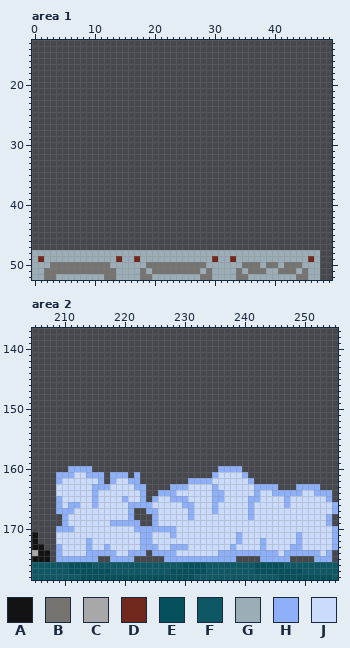
File history of a pixel-art file, assets/sprites/Sprite-0006.aseprite. Above, as it was before the edit.
256x256 pixels, 1 frame. Colours within 5 levels of each other are drawn and written as one. Shown: area 1: x 0..49, y 13..52; area 2: x 205..255, y 137..178.
Palette (. is transparent): A #131313  B #767471  C #a8a8a8  D #70281c  E #04515d  F #0d5864  G #9badb7  H #8db0f9  J #cbdbfc
Pixels before, area 1, first column x 0:
48 GGGGGGGGGGGGGGGGGGGGGGGGGGGGGGGGGGGGGGGGGGGGGGGG
49 GDGGGGGGGGGGGGDGGDGGGGGGGGGGGGDGGDGGGGGGGGGGGGDG
50 GGGBBBBBBBBBBGGGGGGBBBBBBBBBBGGGGGGBBBGBBGBBBGGG
51 GGBBBBBBBBBBBBGGGGBGBBBBBBBBGBGGGGBGBBBGGBBBGBGG
52 GGBBGGGGGGGGBBGGGGBBGGGGGGGGBBGGGGBBGGGGGGGGBBGG
Pixels before, area 2, first column x 205:
160 ......HHHH.....................HHHH................
161 ....HHHJJHHH.HHH.H............HJJJJH...............
162 ....HJJJJJJH.HJJHH........HHHHJJJJJJH..............
163 ....JJJJJJHHHJJJJHH....HHHJJJJHJJJJJJHHHH...HHHH...
164 ....JJJJJJHJJJJJJJH..HHHJJJJJJHHJJJJJHJJHHHHHJJHHH.
165 ....HJJJJJHJJJJHJJH.HJJHHHJJJJHHJJJJHHJJJJHJJJJJJH.
166 ....HJHHJJHJJJJJHHHHJJJJJHHJJJHJJJJJHJJJJJHJJJJJJJH
167 ....HHHJJJJJJJJJH..HHJJJJJHJJJHJJJJJHJJJJJJJJJJJJJH
168 .....HJJJJJJJJJJH...HJJJJJHJJJJJJJJJHJJJJJJJJJJJJH.
169 .....HJJJJJJJHHHHH..HJJJJJJJJJJJJJJJJJJJJJJJJJJJJH.
170 ....HHHJJJJJJJJJJHHHHHHHJJJJJJJJJJJJJJJJJJJJJJJJJJH
171 A...JJJJJJJJJJJJJJHHJJJHJJJJJJJJJJHJJJJJJJJJHJJJJJH
172 A...JJJJJHJJJJJJJJHHJJJJJJJJJJJJJJHJJJHJJJJJHJJJJJH
173 AA..HJJJJHJJHJJJJJHHHJJHHHJJJJJJJHJJJJHJJJJHHJJJJJH
174 CAA.HJJJJHHHHHJJHHH.HHHHJJJJJJJHHHHHHHHHHJHHHHHHJH.
175 AAA.HHHHHHH..HHHH.....HHHHHHHHHHHH....HHHHH....HHH.
176 FFFFFFEEEEFFFFFFFFFFFFFFFEEEEFFFFFFFFEEEEEFFFFFFFFF
177 FFFFFFEEEEEEEFFFFFFFFFFEEEEEEFFFFFFFFEEEEEEEEFFFFFF
178 FFFFFFFFEEEEEEEEEEEEEEEEEEEFFFFFFFFFFFFFFEEEEEEEEEF
Once edited:
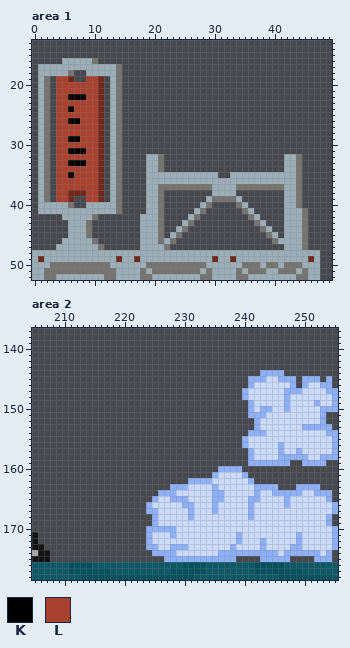
Colours new in this view: K #000000  L #a8412e
Diff:
Changed rows in their new state; - is an unchanged pixel.
Area 1:
first column x 1:
16 ----GGGGGB-----------------------------------
17 GGGGGGGGGGGGGB-------------------------------
18 GGGGGB--GGGGGB-------------------------------
19 GB-LLD--LLD-GB-------------------------------
20 GB-LLLLLLLD-GB-------------------------------
21 GB-LLLLLLLD-GB-------------------------------
22 GB-LLKKKLLD-GB-------------------------------
23 GB-LLLLLLLD-GB-------------------------------
24 GB-LLKLLLLD-GB-------------------------------
25 GB-LLLLLLLD-GB-------------------------------
26 GB-LLKKLLLD-GB-------------------------------
27 GB-LLLLLLLD-GB-------------------------------
28 GB-LLLLLLLD-GB-------------------------------
29 GB-LLKKLLLD-GB-------------------------------
30 GB-LLLLLLLD-GB-------------------------------
31 GB-LLKKKLLD-GB-------------------------------
32 GB-LLLLLLLD-GB----GGB--------------------GGB-
33 GB-LLKKKLLD-GB----GGB--------------------GGB-
34 GB-LLLLLLLD-GB----GGB--------------------GGB-
35 GB-LLKLLLLD-GB----GGGGGGGGGGGG--GGGGGGGGGGGB-
36 GB-LLLLLLLD-GB----GGGGGGGGGGGGGGGGGGGGGGGGGB-
37 GB-LLLLLLLD-GB----GGBBBBBBBBBGGGGBBBBBBBBGGB-
38 GB-LLDDDLLD-GB----GGB--------GGGG--------GGB-
39 GB-LLD--LLD-GB----GGB-------GBBBBG-------GGB-
40 GGGGGB--GGGGGB----GGB------GB----BG------GGB-
41 GGGGGGGGGGGGGB----GGB-----GB------BG-----GGGB
42 ----GGGGGB-------GGGB----GB--------BG----GGGB
43 -----GGGB--------GGGB---GB----------BG---GGGB
44 -----GGGB--------GGGB--GB------------BG--GGGB
45 -----GGGB--------GGGB-GB--------------BG-GGGB
46 ----GGGGGB-------GGGBGB----------------BGGGGB
47 ---GGGGGGGB------GGGGB-------------------GGGB
Area 2:
first column x 209:
144 ----------------------------------HHHH---------
145 --------------------------------HHHJJHHH-HHH-H-
146 --------------------------------HJJJJJJH-HJJHH-
147 -------------------------------HJJJJJJHHHJJJJHH
148 -------------------------------HJJJJJJHJJJJJJJH
149 --------------------------------HJJJJJHJJJJHJJH
150 --------------------------------HJHHJJHJJJJJHHH
151 --------------------------------HHHJJJJJJJJJH--
152 ---------------------------------HJJJJJJJJJJH--
153 ---------------------------------HJJJJJJJHHHHH-
154 --------------------------------HHHJJJJJJJJJJHH
155 -------------------------------HJJJJJJJJJJJJJJH
156 -------------------------------HJJJJJHJJJJJJJJH
157 --------------------------------HJJJJHJJHJJJJJH
158 --------------------------------HJJJJHHHHHJJHHH
159 --------------------------------HHHHHHH--HHHH--
160 --....-----------------------------------------
161 ........-...-.---------------------------------
162 ........-.....---------------------------------
163 ...............--------------------------------
164 ...............--------------------------------
165 ...............--------------------------------
166 ...............--------------------------------
167 .............----------------------------------
168 -............----------------------------------
169 -.............---------------------------------
170 ...............--------------------------------
171 ...............--------------------------------
172 ...............--------------------------------
173 ...............--------------------------------
174 ...............--------------------------------
175 .......--....----------------------------------
Where, in picture pixels (left, top, right, bottom), the same in both pictures:
added: (38, 58, 122, 250)
added: (140, 154, 308, 250)
added: (242, 370, 338, 466)
erased: (56, 466, 146, 562)
